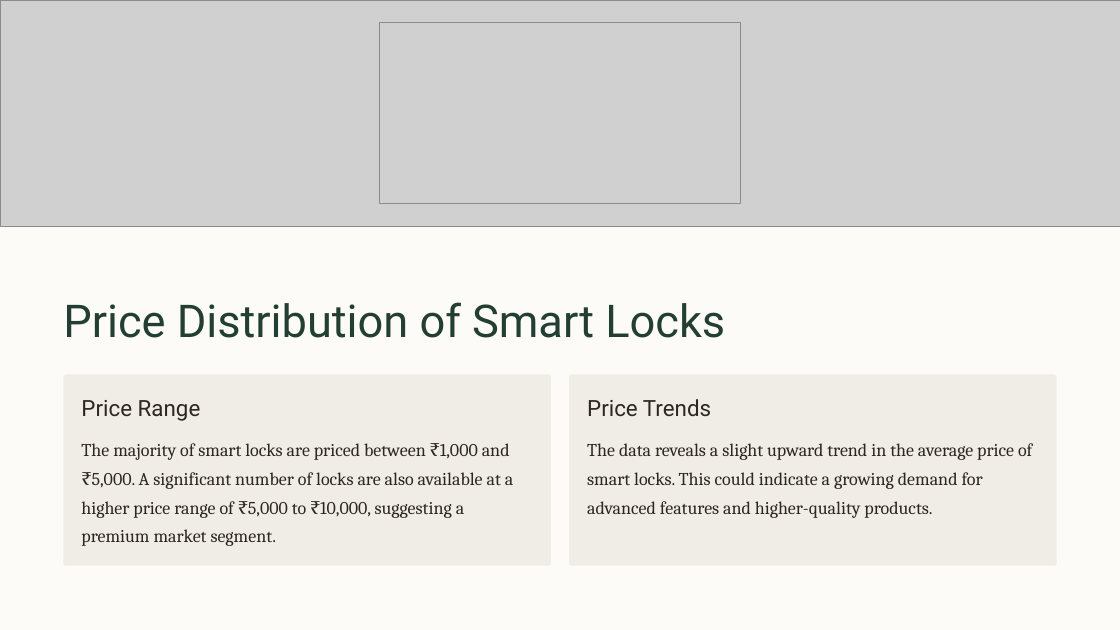
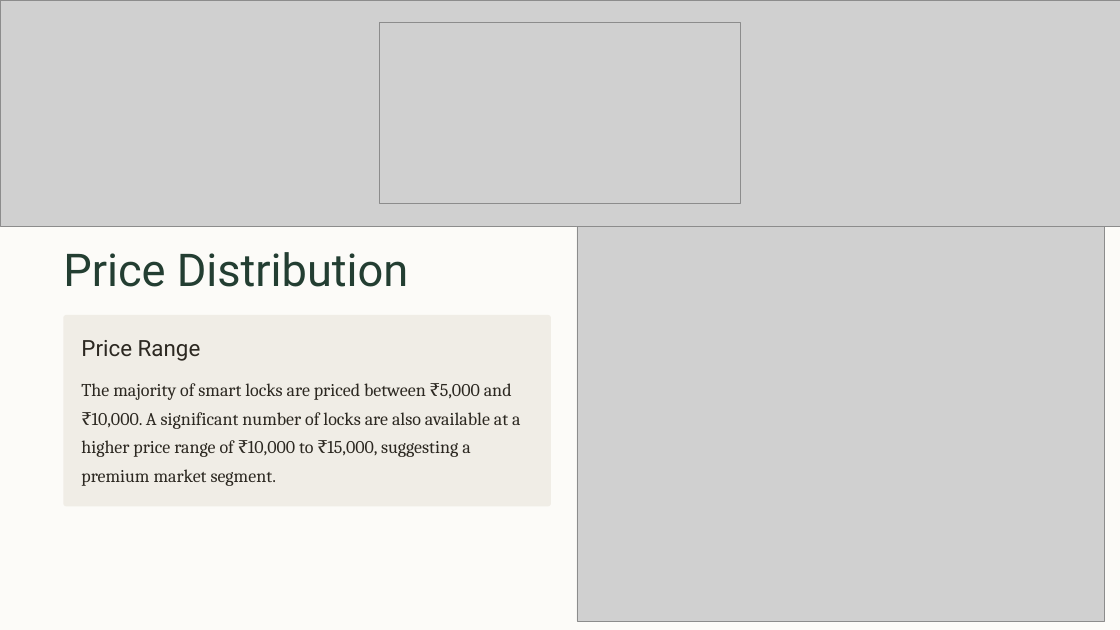
Before and after one commit to kartikeya443/data-analysis-smartlocks, a slide deck: slide 2 of Amazon-Smart-Lock-Data-Analysis.pptx. Drawn at 1120x630 pixels with LibreOffice and Linux fonts; fonts in the diff are those of the drawing; grey boxes stand for pictures; background and template pictures are left out. Boxes give left, top, right and bottom in pixels: in the first picture for what was removed or moved away, otherwise in the second. Text is boxed around its words. In the diff, an @@ line names an element or a change of style, - is before the commit and + after.

Commit message:
pptx

```diff
--- a/Amazon-Smart-Lock-Data-Analysis.pptx
+++ b/Amazon-Smart-Lock-Data-Analysis.pptx
@@ picture added at (x1=577, y1=226, x2=1104, y2=621) @@
@@ text at (x1=63, y1=252, x2=409, y2=287): text changed @@
-Price Distribution of Smart Locks
+Price Distribution
@@ rounded rectangle moved from (x1=64, y1=374, x2=552, y2=566) to (x1=64, y1=315, x2=552, y2=506) @@
@@ text "Price Range" moved from (x1=81, y1=400, x2=201, y2=421) to (x1=81, y1=340, x2=201, y2=361) @@
@@ text at (x1=81, y1=383, x2=520, y2=486): text changed @@
-The majority of smart locks are priced between ₹1,000 and ₹5,000. A significant number of locks are also available at a higher price range of ₹5,000 to ₹10,000, suggesting a premium market segment.
+The majority of smart locks are priced between ₹5,000 and ₹10,000. A significant number of locks are also available at a higher price range of ₹10,000 to ₹15,000, suggesting a premium market segment.
@@ rounded rectangle removed at (x1=569, y1=374, x2=1057, y2=566) @@
@@ text removed at (x1=587, y1=399, x2=711, y2=416) @@
-Price Trends
@@ text removed at (x1=587, y1=443, x2=1032, y2=518) @@
-The data reveals a slight upward trend in the average price of smart locks. This could indicate a growing demand for advanced features and higher-quality products.
```
Also in this commit, not shown: 6 other slides changed.
